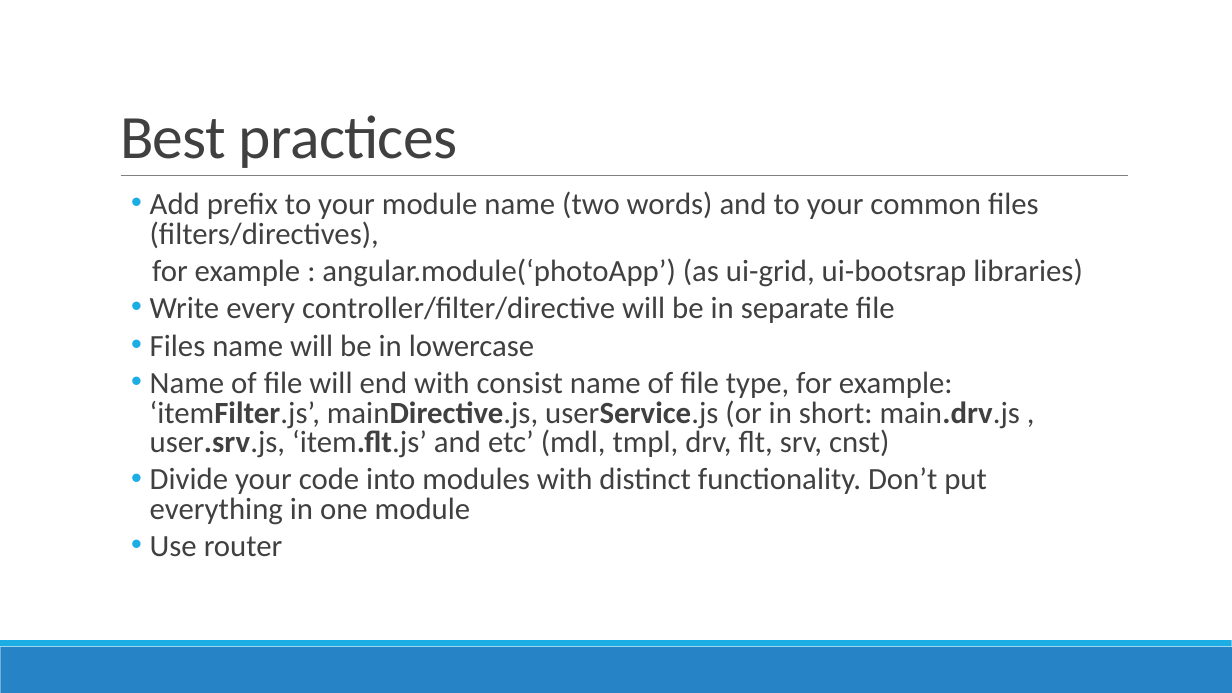
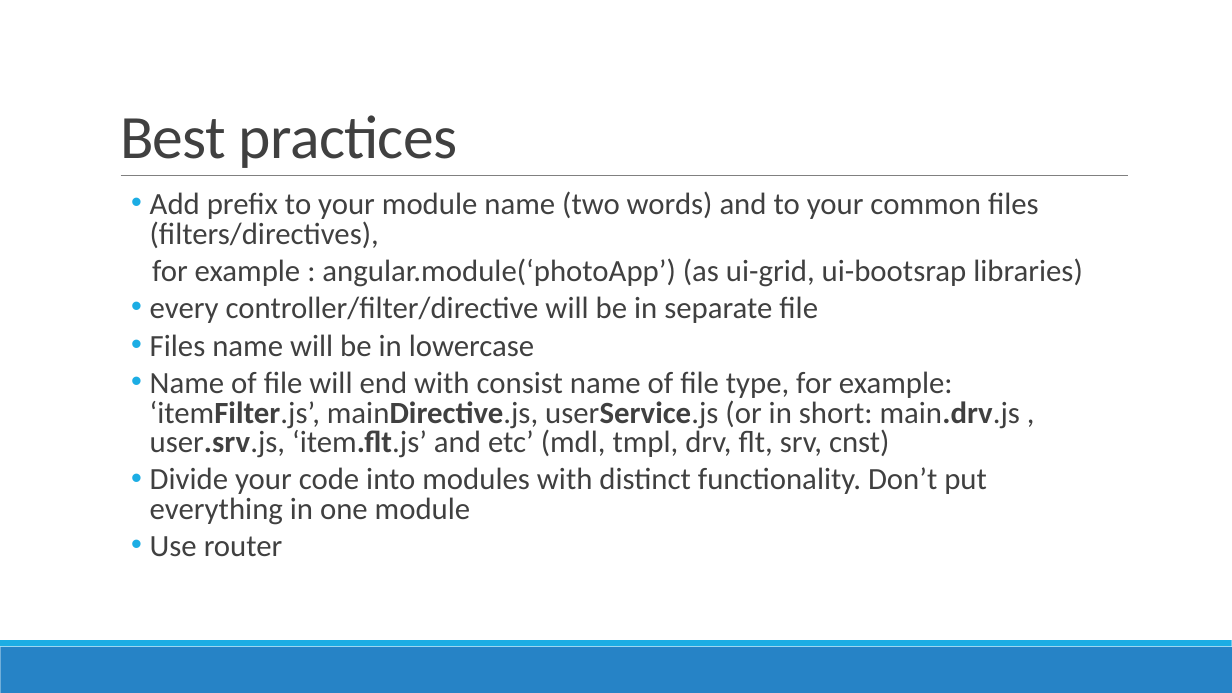
Before and after one commit to rivkiaizen/PhotoGalery, a slide deck: slide 23 of PhotoGalery/Introduction to AngularJS.pptx. Drawn at 1232x693 pixels with LibreOffice and Linux fonts; fonts in the diff are those of the drawing; background and template pictures are left out. Boxes give left, top, right and bottom in pixels: in the first picture for what was removed or moved away, otherwise in the second. Text is boxed around its words. In the diff, an @@ line names an element or a change of style, - is before the commit and + after.

```diff
--- a/PhotoGalery/Introduction to AngularJS.pptx
+++ b/PhotoGalery/Introduction to AngularJS.pptx
@@ text at bbox=[150, 296, 818, 323]: text changed @@
-  • Write every controller/filter/directive will be in separate file
+  • every controller/filter/directive will be in separate file
```
Also in this commit, not shown: 1 other file.
